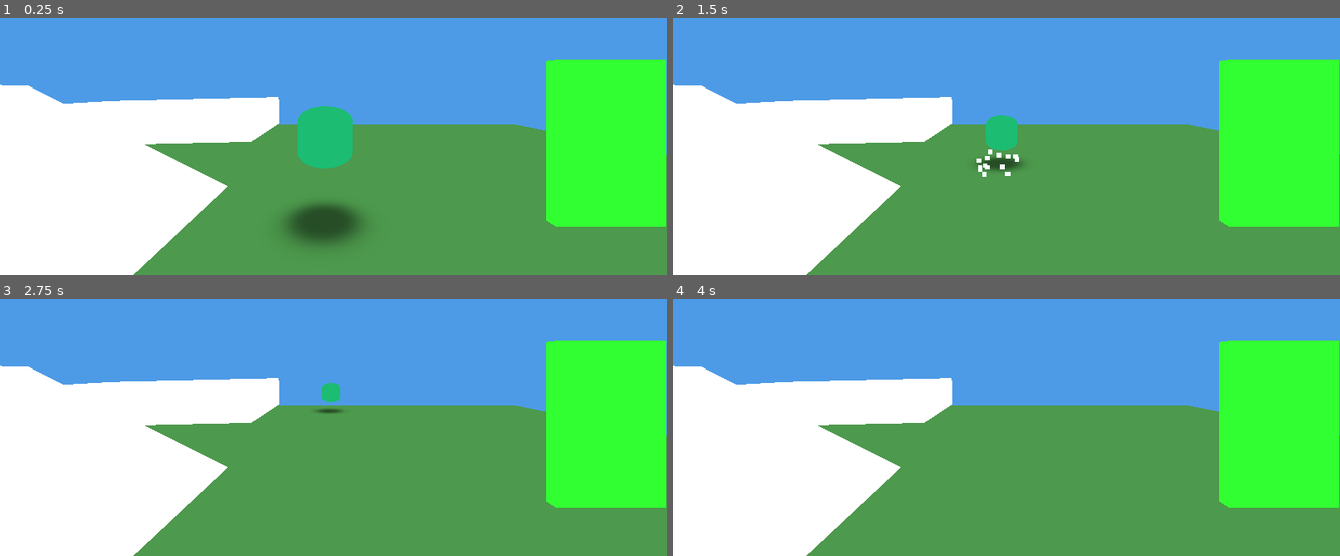
Above: before the commit, frames 1-4 (two rows, left to right).
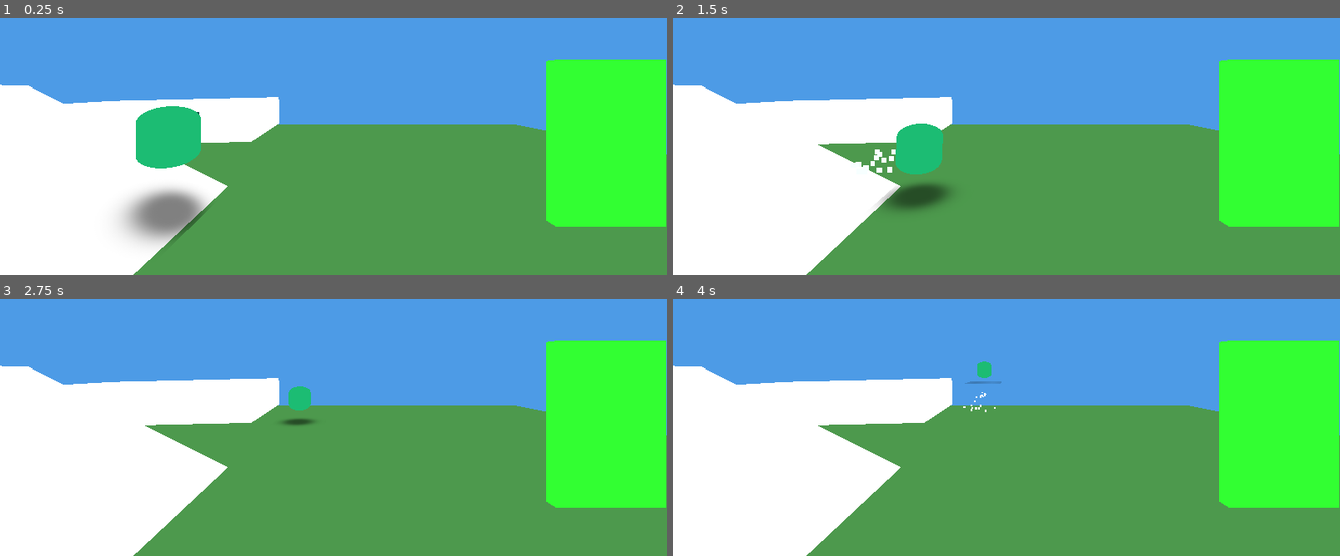
Above: after the commit, the same moments.

Repository: mcthaydt/cabaret-template
Game: Godot game, scene res://scenes/root.tscn
Same seed, same stepped clock (60 frames per second), same inputs: the game is played once before the commit and once after it.
Inputs (mouse positions are in pixels of both pictures, inside the frame that each line leads up to):
- Up to frame 1 (0.25 s): no input
- Up to frame 2 (1.5 s): tap Enter (ui_accept) at 0.5 s; move the mouse to (1039, 87) at 0.52 s; hold W (move_forward) from 0.53 s (still down); tap E (interact) at 0.6, 1.35 s; click (1039, 87) at 0.67 s; tap Space (jump) at 0.77 s; move the mouse to (973, 89) at 1.27 s
- Up to frame 3 (2.75 s): keep holding W (move_forward); tap Space (jump) at 1.52 s; move the mouse to (346, 363) at 2.02 s; tap Shift (sprint) at 2.1 s; tap E (interact) at 2.3 s
- Up to frame 4 (4 s): keep holding W (move_forward); move the mouse to (999, 376) at 2.77 s; tap Alt at 2.85 s; click (999, 376) at 2.92 s; tap Space (jump) at 3.02, 3.77 s; tap E (interact) at 3.05, 3.8 s; move the mouse to (1053, 373) at 3.52 s; tap Ctrl at 3.6 s

The runs differ from the first frame. In frame 1, 7.6% of the frame differs, in the area x 18-55%, y 34-89%; in frame 2, 3.2%; in frame 3, 0.6%; in frame 4, 0.2%.

Commit message:
US3: Prevent spurious first-frame door triggers – add one-physics-frame arming in C_SceneTriggerComponent; move exterior E_Player spawn away from door area

Diff:
--- a/scenes/gameplay/exterior.tscn
+++ b/scenes/gameplay/exterior.tscn
@@ -176,7 +176,7 @@
 transform = Transform3D(1, 0, 0, 0, 1, 0, 0, 0, 1, -5, 0, 0)
 
 [node name="E_Player" parent="Entities" instance=ExtResource("7_4wxy1")]
-transform = Transform3D(1, 0, 0, 0, 1, 0, 0, 0, 1, -0.15322971, 1.9733102, 0)
+transform = Transform3D(1, 0, 0, 0, 1, 0, 0, 0, 1, -3, 1.9733102, 0)
 
 [node name="E_CameraRoot" parent="Entities" instance=ExtResource("19_ph0bl")]
 transform = Transform3D(1, 0, 0, 0, 1, 0, 0, 0, 1, 0, 1, 4.5)
--- a/scripts/ecs/components/c_scene_trigger_component.gd
+++ b/scripts/ecs/components/c_scene_trigger_component.gd
@@ -60,11 +60,21 @@
 ## Internal: Prevent duplicate transitions while a transition is pending
 var _pending_transition: bool = false
 
+## Internal: Arm flag to ignore first-frame overlaps after scene load
+var _armed: bool = false
+
 func _ready() -> void:
 	super._ready()
 
 	# Create Area3D for collision detection
 	_create_trigger_area()
+
+	# Arm after one physics frame to avoid startup overlaps
+	call_deferred("_arm_trigger")
+
+func _arm_trigger() -> void:
+	await get_tree().physics_frame
+	_armed = true
 
 ## Create Area3D child for collision detection
 func _create_trigger_area() -> void:
@@ -108,6 +118,21 @@
 		" trigger_mode=", trigger_mode)
 	if _is_player(body):
 		_player_in_zone = true
+
+		# Log spatial relation between player and trigger area
+		var door_node := get_parent() as Node3D
+		var area_center: Vector3
+		if _trigger_area != null:
+			area_center = _trigger_area.global_transform.origin + Vector3(0, 1.5, 0)
+		elif door_node != null:
+			area_center = door_node.global_position + Vector3(0, 1.5, 0)
+		else:
+			area_center = Vector3.ZERO
+		var player_body := _find_player_body()
+		if player_body != null:
+			var diff: Vector3 = player_body.global_position - area_center
+			var within: bool = (absf(diff.x) <= 1.0 and absf(diff.y) <= 2.0 and absf(diff.z) <= 1.0)
+			print_debug("[SceneTrigger] area_center=", area_center, " player_pos=", player_body.global_position, " diff=", diff, " within_box=", within)
 		# If AUTO mode, trigger transition immediately
 		if trigger_mode == TriggerMode.AUTO and _can_trigger():
 			_trigger_transition()
@@ -143,6 +168,9 @@
 
 ## Check if trigger can fire (not on cooldown)
 func _can_trigger() -> bool:
+	if not _armed:
+		print_debug("[SceneTrigger] _can_trigger: false (not armed)")
+		return false
 	if _pending_transition:
 		print_debug("[SceneTrigger] _can_trigger: false (pending_transition)")
 		return false
@@ -171,15 +199,15 @@
 
 ## Trigger the scene transition
 func _trigger_transition() -> void:
-	# Start cooldown
-	_cooldown_remaining = cooldown_duration
-
 	# Get state store
 	var store = U_StateUtils.get_store(self)
 	if store == null:
 		push_error("C_SceneTriggerComponent: No M_StateStore found")
 		return
 
+	# Mark pending to avoid duplicate requests within the same cooldown window
+	_pending_transition = true
+
 	# Dispatch set_target_spawn_point action
 	var spawn_action: Dictionary = U_GameplayActions.set_target_spawn_point(target_spawn_point)
 	store.dispatch(spawn_action)
@@ -191,13 +219,6 @@
 		return
 
 	var scene_manager = scene_manager_group[0]
-
-	# Final guard before requesting transition
-	if not _can_trigger():
-		return
-
-	# Mark pending to avoid duplicate requests within the same cooldown window
-	_pending_transition = true
 
 	# Trigger scene transition
 	# Get transition type from door pairing
@@ -211,6 +232,9 @@
 		" transition_type=", transition_type)
 	scene_manager.transition_to_scene(target_scene_id, transition_type, scene_manager.Priority.HIGH)
 
+	# Start cooldown after dispatching to prevent immediate re-trigger
+	_cooldown_remaining = cooldown_duration
+
 ## Get current scene ID from state
 func _get_current_scene_id(store) -> StringName:
 	var state: Dictionary = store.get_state()
@@ -225,3 +249,14 @@
 func trigger_interact() -> void:
 	if _player_in_zone and _can_trigger():
 		_trigger_transition()
+
+## Helper: find the player's CharacterBody3D for logging
+func _find_player_body() -> CharacterBody3D:
+	var players: Array = get_tree().get_nodes_in_group("player")
+	if players.is_empty():
+		return null
+	var root := players[0] as Node
+	if root == null:
+		return null
+	var body_node := root.find_child("Player_Body", true, false)
+	return body_node as CharacterBody3D
